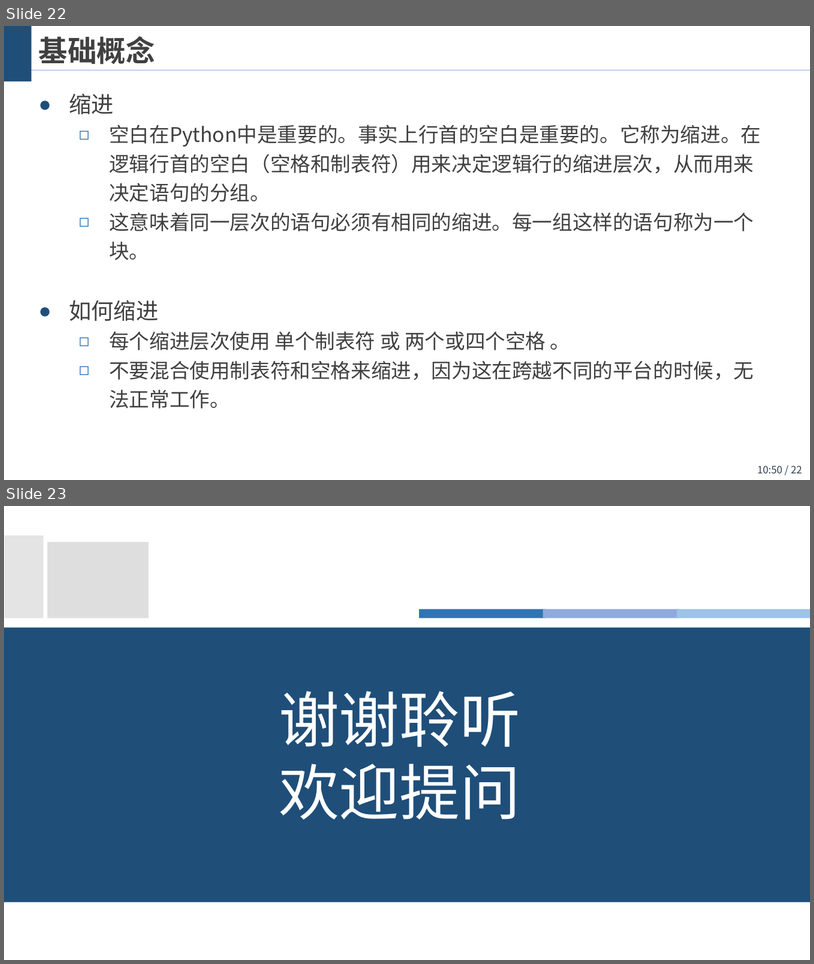
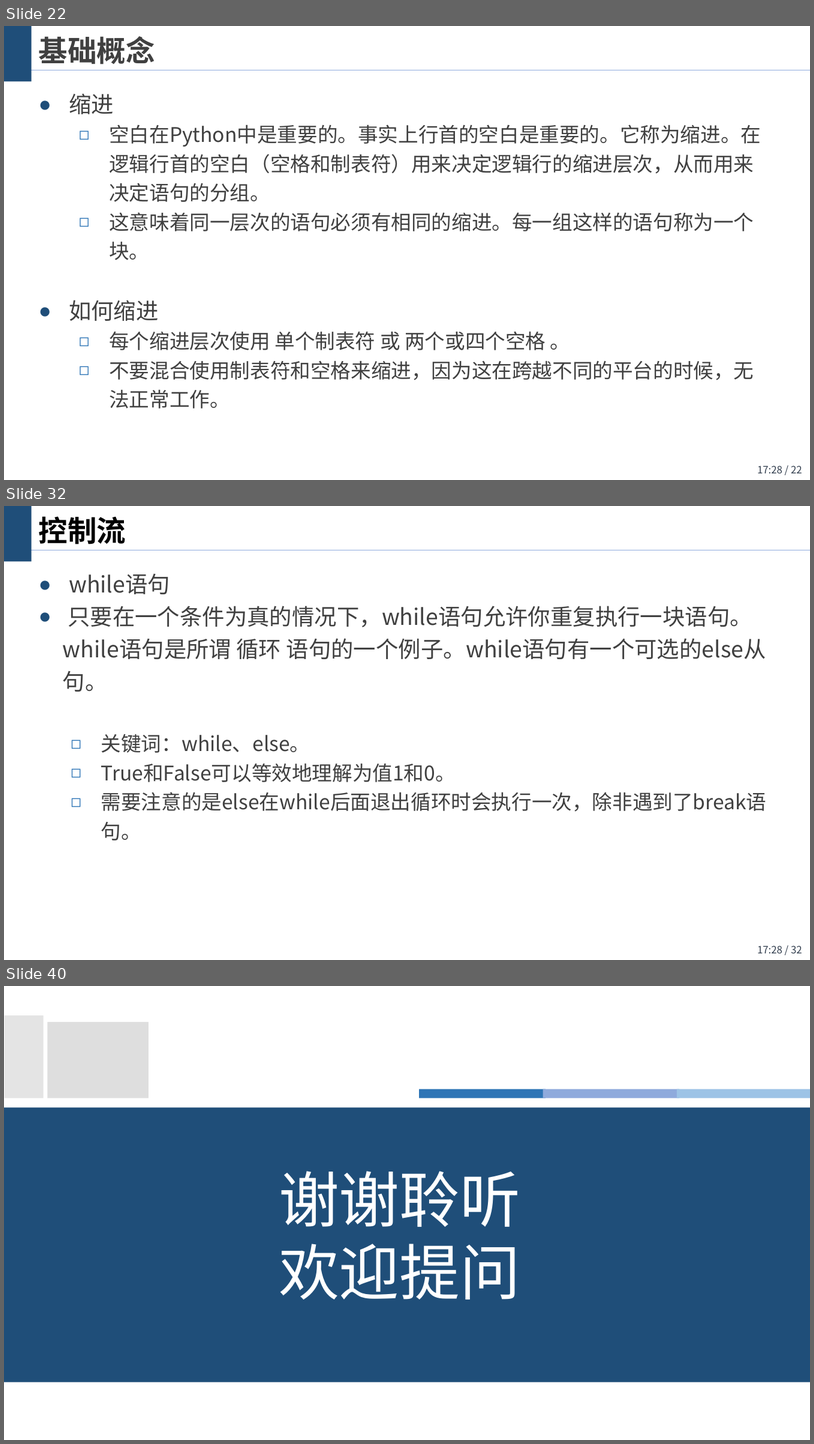
Before and after one commit to wangjin0818/Artificial_Intelligence_Generic_2023, a slide deck: Chapter 02/Python Programming I.pptx. Shown one above the other, each under a label of ours: slides 22 and 23 before the commit, slides 22, 32 and 40 after it; the slides between them are not shown. The pictures are 814x964 and 814x1444 pixels, drawn with LibreOffice and Linux fonts; fonts in the diff are those of the drawing; background and template pictures are left out. Boxes give left, top, right and bottom in pixels: in the first picture for what was removed or moved away, otherwise in the second. Text is boxed around its words. In the diff, an @@ line names an element or a change of style, - is before the commit and + after.

```diff
--- a/Chapter 02/Python Programming I.pptx
+++ b/Chapter 02/Python Programming I.pptx
@@ slide 32 added at [4, 506, 810, 960], background #FFFFFF; not listed: 3 template elements that a slide beside it also shows @@
@@ title added at [39, 516, 126, 544], 26 pt, text #000000, bold @@
+控制流
@@ text added at [63, 574, 767, 840], 20 pt, text #404040 @@
+● while语句
+● 只要在一个条件为真的情况下，while语句允许你重复执行一块语句。while语句是所谓 循环 语句的一个例子。while语句有一个可选的else从句。
+  ◻ 关键词：while、else。
+  ◻ True和False可以等效地理解为值1和0。
+  ◻ 需要注意的是else在while后面退出循环时会执行一次，除非遇到了break语句。
@@ page number at [758, 465, 803, 473]: text changed @@
-10:50 / 22
+17:28 / 22
@@ what was slide 23 is now slide 40 @@
```
Also in this commit, not shown: 16 other slides added, 1 other file.
